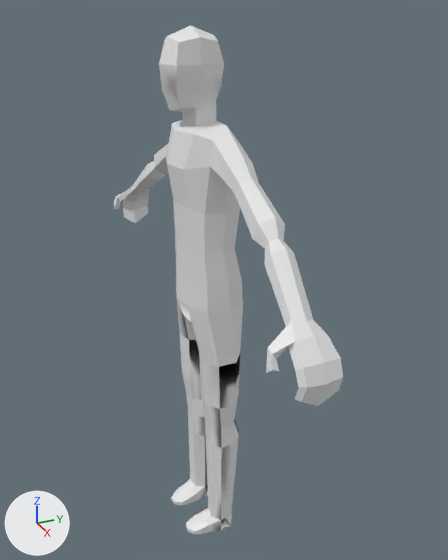
The FBX model Assets/Anims/Running (sprint) template.fbx: old version first, new version second.
Camera for both pictures: a camera (50 mm lens) standing at (1.501, -0.588, 1.617) and looking at (-0.016, 0.095, 0.858). The lights are fixed; the arrows at lower left show +X, +Y and +Z. The older version comes first. Where no turn or scale is listed for an object, it has been applied to the vertices.
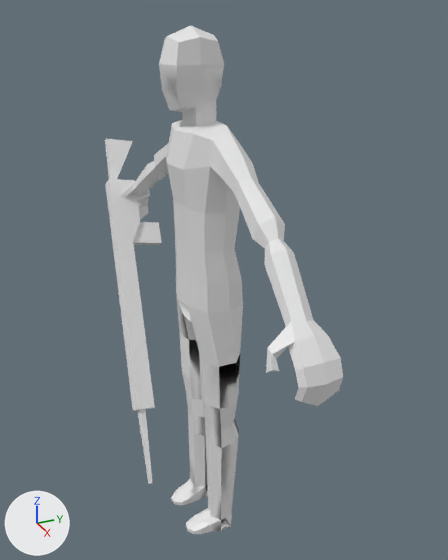
Where the newer file only moved an object's origin or applied its transform, the numbers keep the older frame.

The change, as a diff of the scene's bpy script:
```diff
--- a/Assets/Anims/Running (sprint) template.fbx.py
+++ b/Assets/Anims/Running (sprint) template.fbx.py
@@ me_cube_011 @@
+me_cube_011.from_pydata(...)  # 112 vertices, 110 faces; spans x -0.291..0.462, y -1.32..-1.073, z -0.743..0.192
@@ ob_riffle @@
+ob_riffle = bpy.data.objects.new('Riffle', me_cube_011)
+ob_riffle.location = (-0.433, 1.138, 0.962)
```

What differs and where, as boxes [x1, y1, x2, y2] in the pictures (448 x 560 px):
'Riffle', added
    after: [105, 139, 162, 483]
